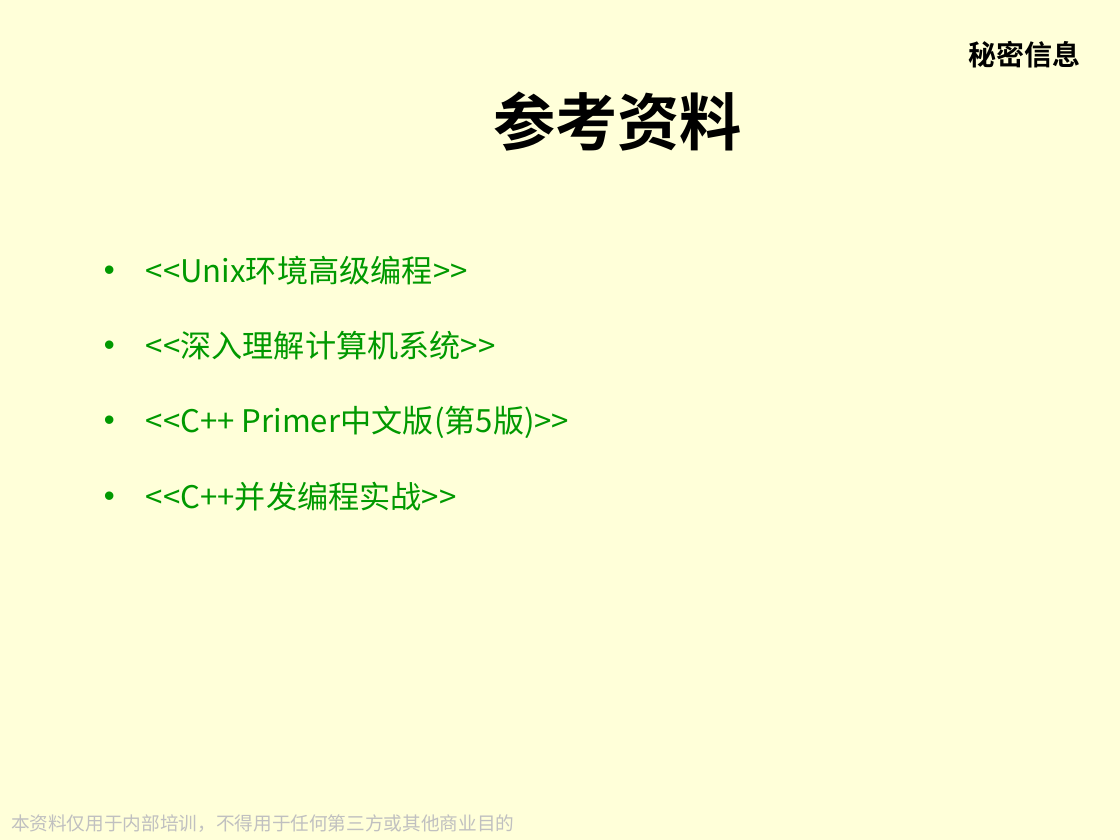
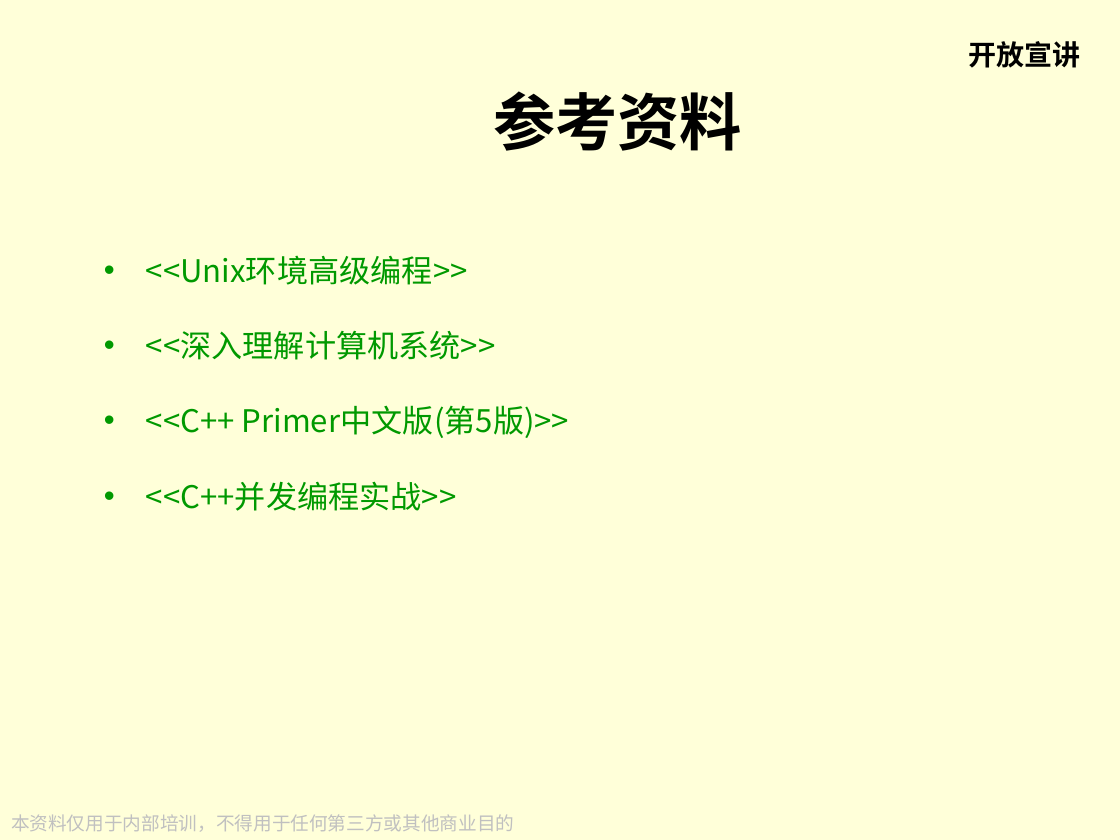
Before and after one commit to hzhxxx/ppt, a slide deck: slide 3 of Linux下C&C++多线程编程/Linux下C&C++多线程编程之二.ppt. Drawn at 1120x840 pixels with LibreOffice and Linux fonts; fonts in the diff are those of the drawing; background and template pictures are left out. Boxes give left, top, right and bottom in pixels: in the first picture for what was removed or moved away, otherwise in the second. Text is boxed around its words. In the diff, an @@ line names an element or a change of style, - is before the commit and + after.

```diff
--- a/Linux下C&C++多线程编程/Linux下C&C++多线程编程之二.ppt
+++ b/Linux下C&C++多线程编程/Linux下C&C++多线程编程之二.ppt
@@ text at bbox=[968, 41, 1080, 68]: text changed @@
-秘密信息
+开放宣讲
```
Also in this commit, not shown: 2 other slides changed, 3 other files.
